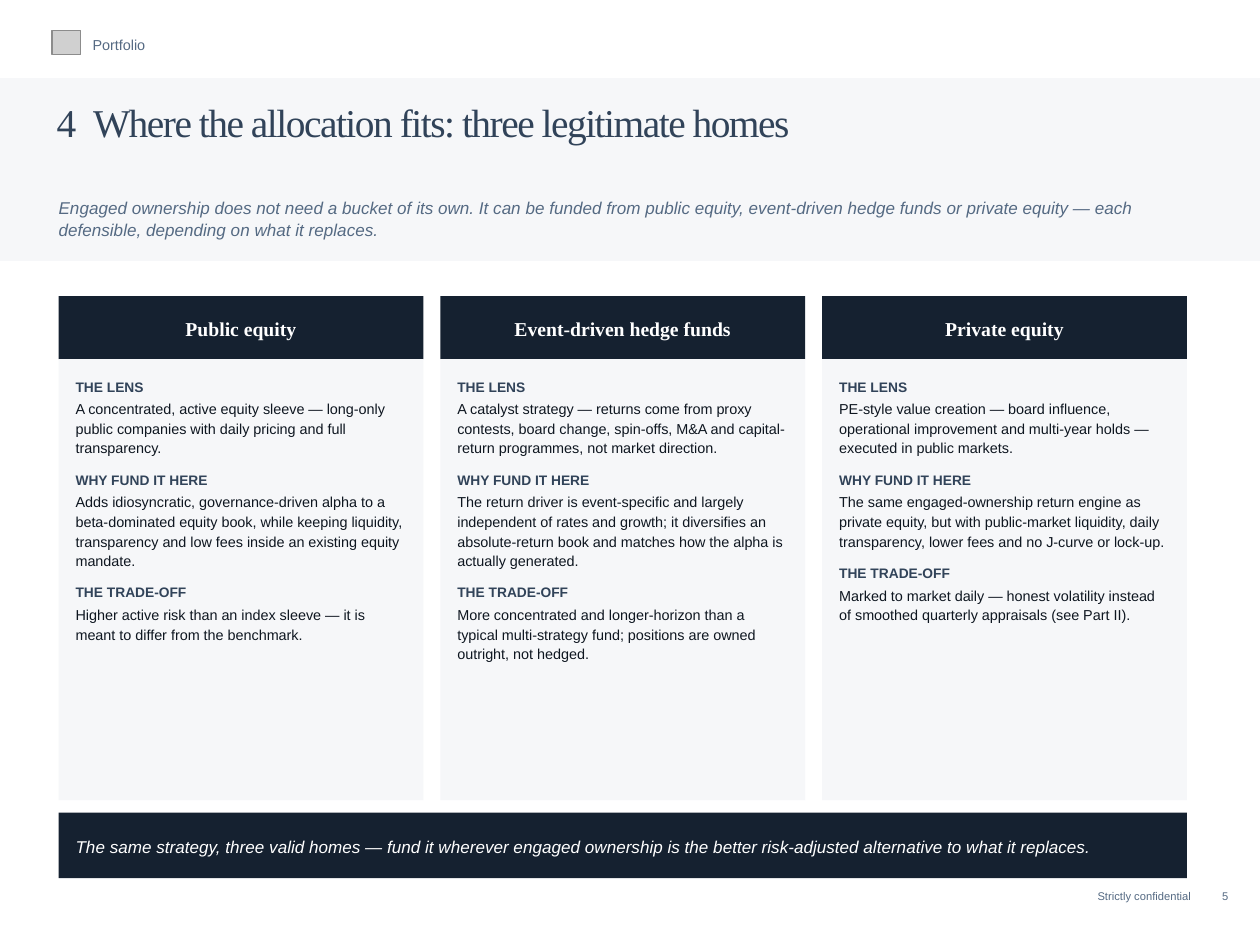
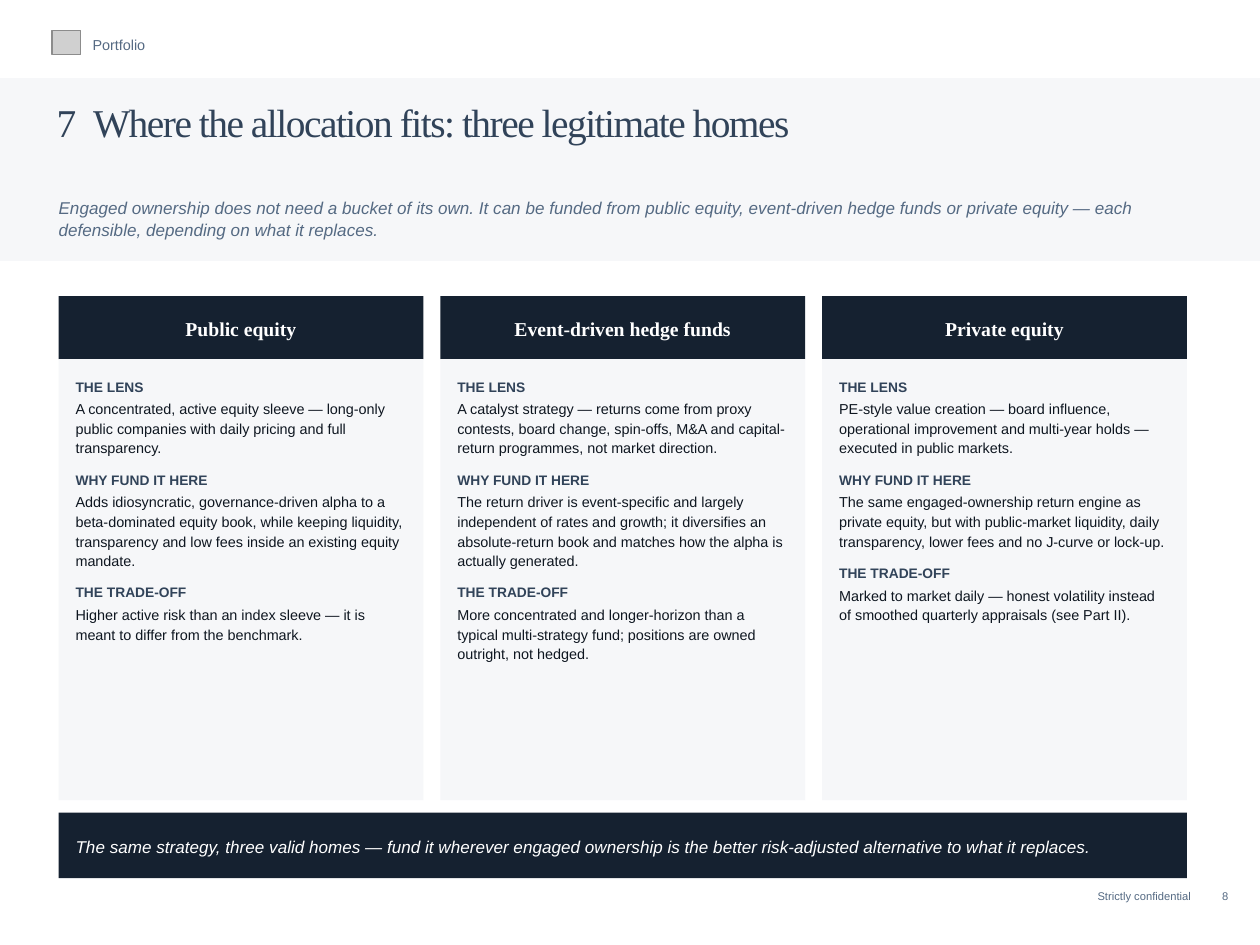
Before and after one commit to charette-lab/Claude, a slide deck: slide 10 of Athanase_Engaged_Ownership_Allocator_Deck.pptx (slide 7 before the commit). Drawn at 1260x945 pixels with LibreOffice and Linux fonts; fonts in the diff are those of the drawing; grey boxes stand for pictures. Boxes give left, top, right and bottom in pixels: in the first picture for what was removed or moved away, otherwise in the second. Text is boxed around its words. In the diff, an @@ line names an element or a change of style, - is before the commit and + after.

```diff
--- a/Athanase_Engaged_Ownership_Allocator_Deck.pptx
+++ b/Athanase_Engaged_Ownership_Allocator_Deck.pptx
@@ text at box(57, 109, 790, 145): text changed @@
-4 Where the allocation fits: three legitimate homes
+7 Where the allocation fits: three legitimate homes
```
Also in this commit, not shown: 58 other slides changed, 3 slides added, 1 other file.
